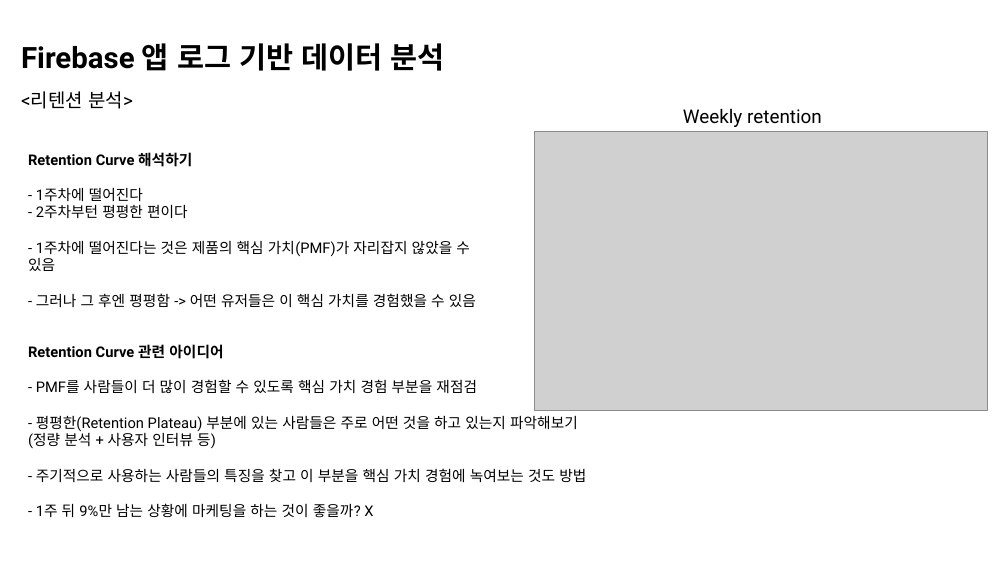
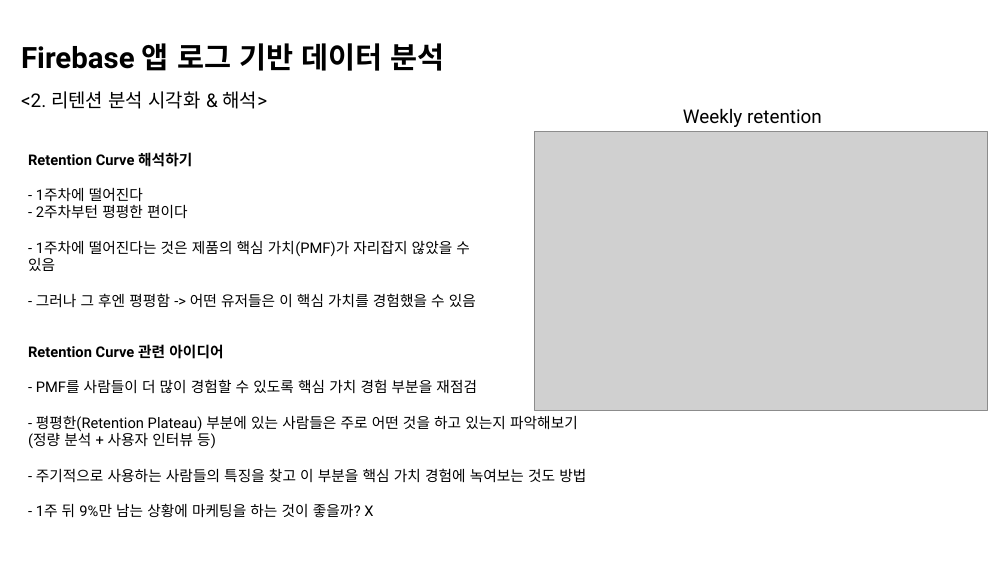
Before and after one commit to Indongspace/Personal_project, a slide deck: slide 9 of 앱 로그 데이터 분석.pptx (slide 7 before the commit). Drawn at 1008x567 pixels with LibreOffice and Linux fonts; fonts in the diff are those of the drawing; grey boxes stand for pictures. Boxes give left, top, right and bottom in pixels: in the first picture for what was removed or moved away, otherwise in the second. Text is boxed around its words. In the diff, an @@ line names an element or a change of style, - is before the commit and + after.

```diff
--- a/앱 로그 데이터 분석.pptx
+++ b/앱 로그 데이터 분석.pptx
@@ text at box(21, 91, 268, 109): text changed @@
-<리텐션 분석>
+<2. 리텐션 분석 시각화 & 해석>
```
Also in this commit, not shown: 9 other slides changed, 8 slides added, 2 other files.
